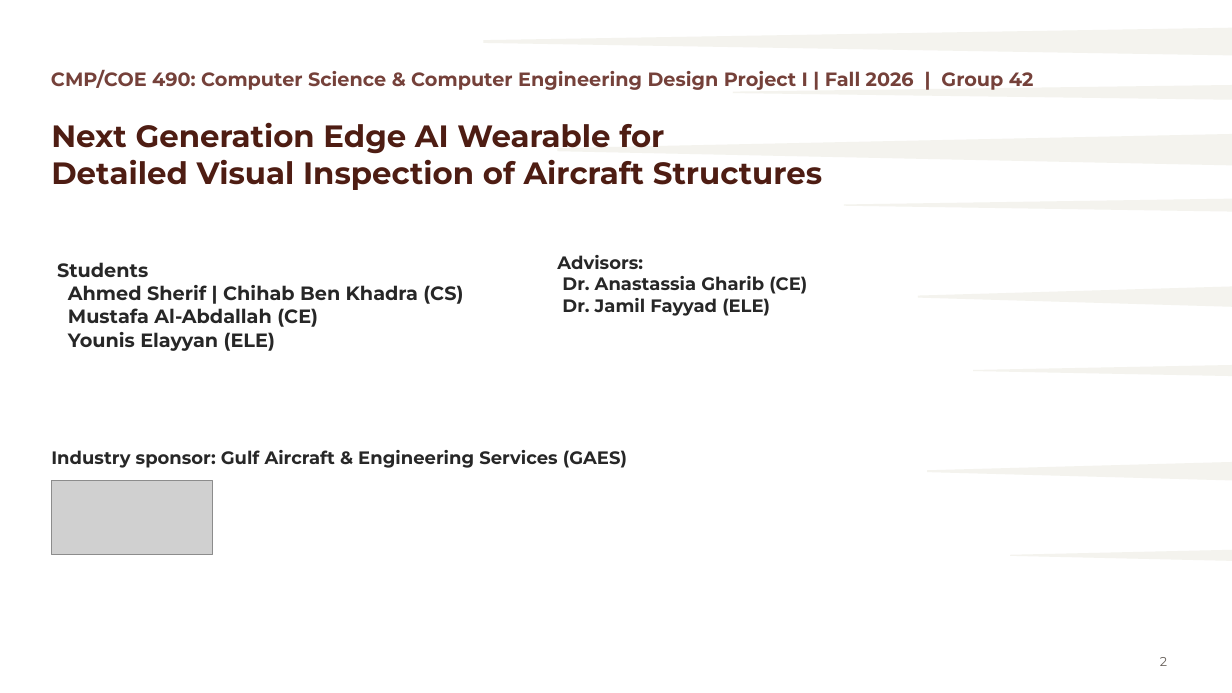
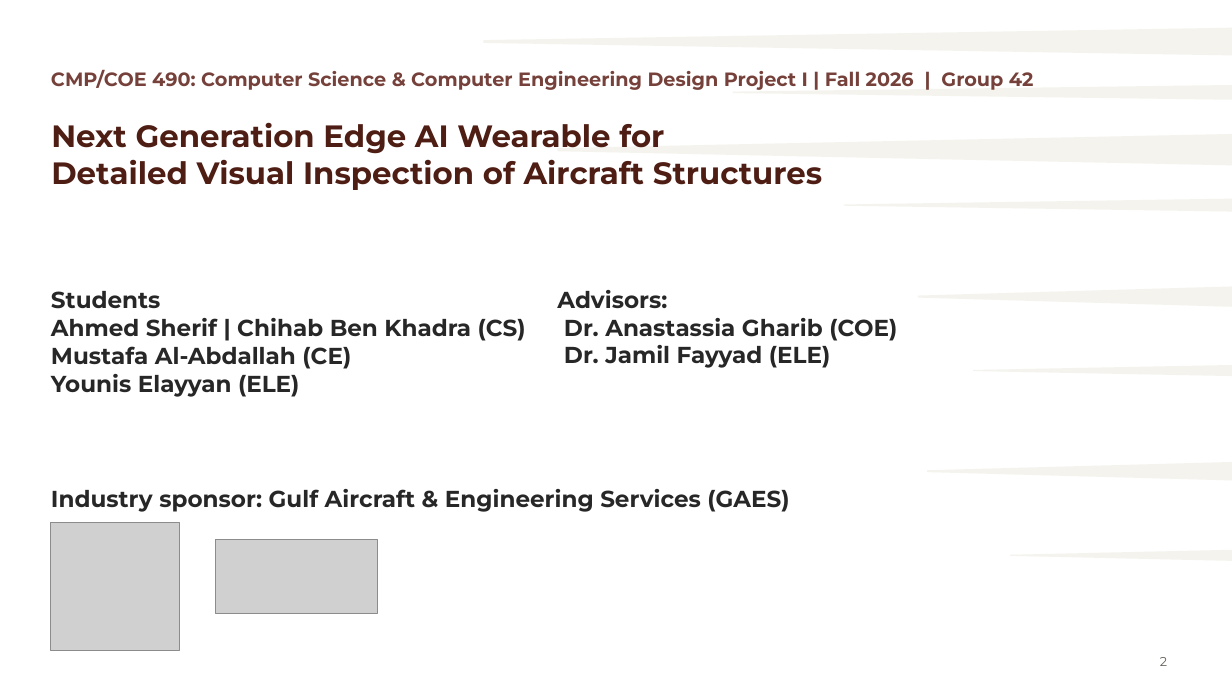
Before and after one commit to MASAR-AUS/SAQR, a slide deck: slide 2 of SAQR CMP490 Presentation.pptx. Drawn at 1232x693 pixels with LibreOffice and Linux fonts; fonts in the diff are those of the drawing; grey boxes stand for pictures. Boxes give left, top, right and bottom in pixels: in the first picture for what was removed or moved away, otherwise in the second. Text is boxed around its words. In the diff, an @@ line names an element or a change of style, - is before the commit and + after.

```diff
--- a/SAQR CMP490 Presentation.pptx
+++ b/SAQR CMP490 Presentation.pptx
@@ text "Students": place and size @@
-text "Students" at (57, 262, 463, 351)
+text "Students" at (51, 291, 526, 397)
@@ text "Students" at (51, 291, 526, 397): size 15 to 18 pt @@
@@ text at (557, 290, 830, 368): size 14 to 18 pt in "Advisors:", "Dr. Jamil Fayyad (ELE)" @@
@@ text "Advisors:": place and size @@
-text "Advisors:" at (557, 255, 807, 316)
+text "Advisors:" at (557, 290, 897, 368)
@@ text at (564, 318, 897, 341): text changed; size 14 to 18 pt @@
-Dr. Anastassia Gharib (CE)
+Dr. Anastassia Gharib (COE)
@@ text "Industry sponsor: Gulf Aircraft & ...": place and size @@
-text "Industry sponsor: Gulf Aircraft & ..." at (51, 450, 627, 468)
+text "Industry sponsor: Gulf Aircraft & ..." at (51, 489, 789, 512)
@@ text "Industry sponsor: Gulf Aircraft & ..." at (51, 489, 789, 512): size 14 to 18 pt @@
@@ picture added at (51, 522, 179, 651) @@
@@ picture: place and size @@
-picture at (52, 481, 213, 555)
+picture at (215, 540, 377, 614)
```
Also in this commit, not shown: 15 other slides changed, 3 other files.
